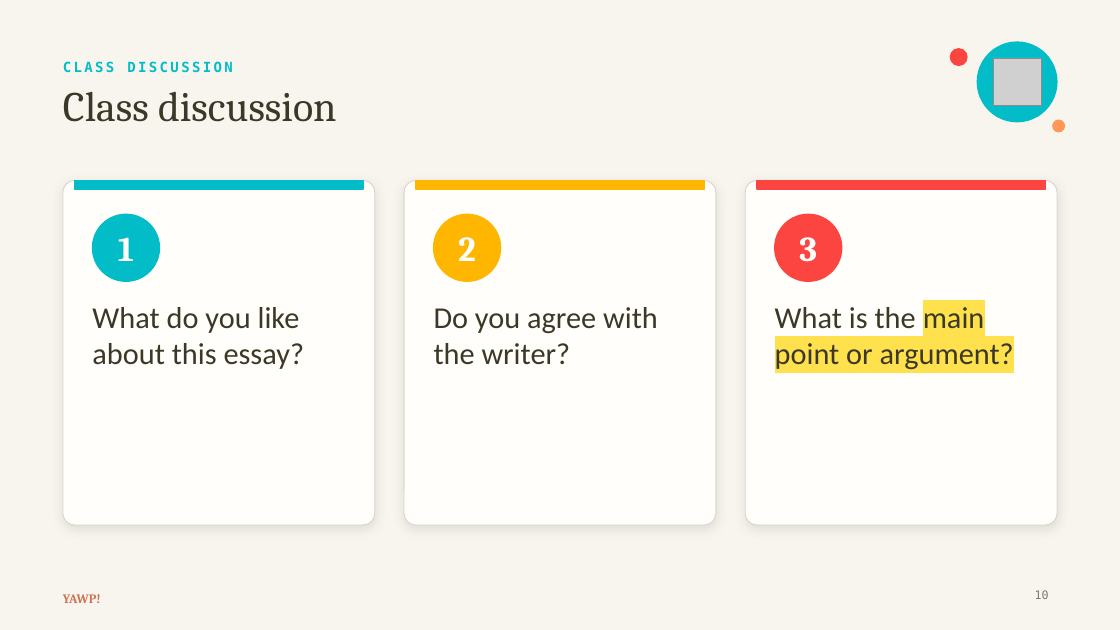
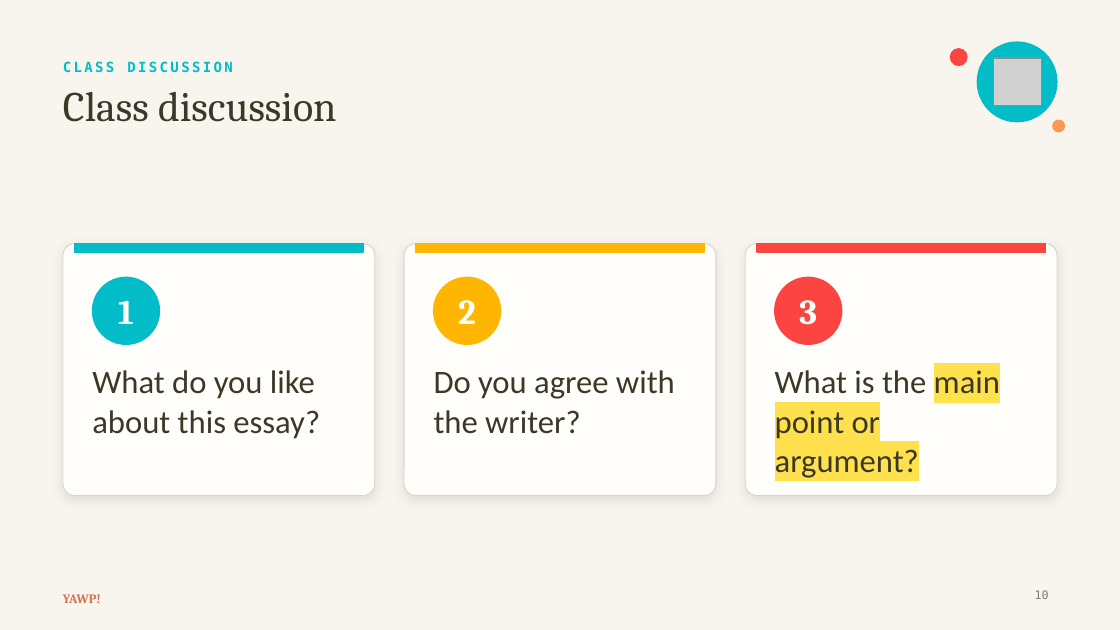
Before and after one commit to The-Connell-School/yawp, a slide deck: slide 10 of services/web-app/resources/thesis-essay-decks/lesson-1-day-1.pptx. Drawn at 1120x630 pixels with LibreOffice and Linux fonts; fonts in the diff are those of the drawing; grey boxes stand for pictures. Boxes give left, top, right and bottom in pixels: in the first picture for what was removed or moved away, otherwise in the second. Text is boxed around its words. In the diff, an @@ line names an element or a change of style, - is before the commit and + after.

```diff
--- a/services/web-app/resources/thesis-essay-decks/lesson-1-day-1.pptx
+++ b/services/web-app/resources/thesis-essay-decks/lesson-1-day-1.pptx
@@ rounded rectangle: place and size @@
-rounded rectangle at bbox=[63, 181, 375, 525]
+rounded rectangle at bbox=[63, 244, 375, 496]
@@ rounded rectangle: place and size @@
-rounded rectangle at bbox=[404, 181, 716, 525]
+rounded rectangle at bbox=[404, 244, 716, 496]
@@ proportions changed in 3 elements at bbox=[63, 244, 375, 496], bbox=[404, 244, 716, 496], bbox=[745, 244, 1057, 496] @@
@@ rounded rectangle: place and size @@
-rounded rectangle at bbox=[745, 181, 1057, 525]
+rounded rectangle at bbox=[745, 244, 1057, 496]
@@ 3 texts, 3 rectangles, 3 ellipses: place and size @@
-3 texts, 3 rectangles, 3 ellipses at bbox=[75, 181, 1045, 281]
+3 texts, 3 rectangles, 3 ellipses at bbox=[75, 244, 1045, 344]
@@ text "What do you like about ...": place and size @@
-text "What do you like about ..." at bbox=[92, 307, 305, 369]
+text "What do you like about ..." at bbox=[92, 370, 320, 439]
@@ text "Do you agree with the ...": place and size @@
-text "Do you agree with the ..." at bbox=[434, 307, 658, 364]
+text "Do you agree with the ..." at bbox=[434, 370, 675, 434]
@@ size 26 to 28 pt in 3 elements at bbox=[92, 370, 320, 439], bbox=[434, 370, 675, 434], bbox=[775, 370, 1000, 478] @@
@@ text "What is the main point ...": place and size @@
-text "What is the main point ..." at bbox=[775, 307, 1014, 369]
+text "What is the main point ..." at bbox=[775, 370, 1000, 478]
```
Also in this commit, not shown: 8 other slides changed, 1 slide added, 22 other files.
